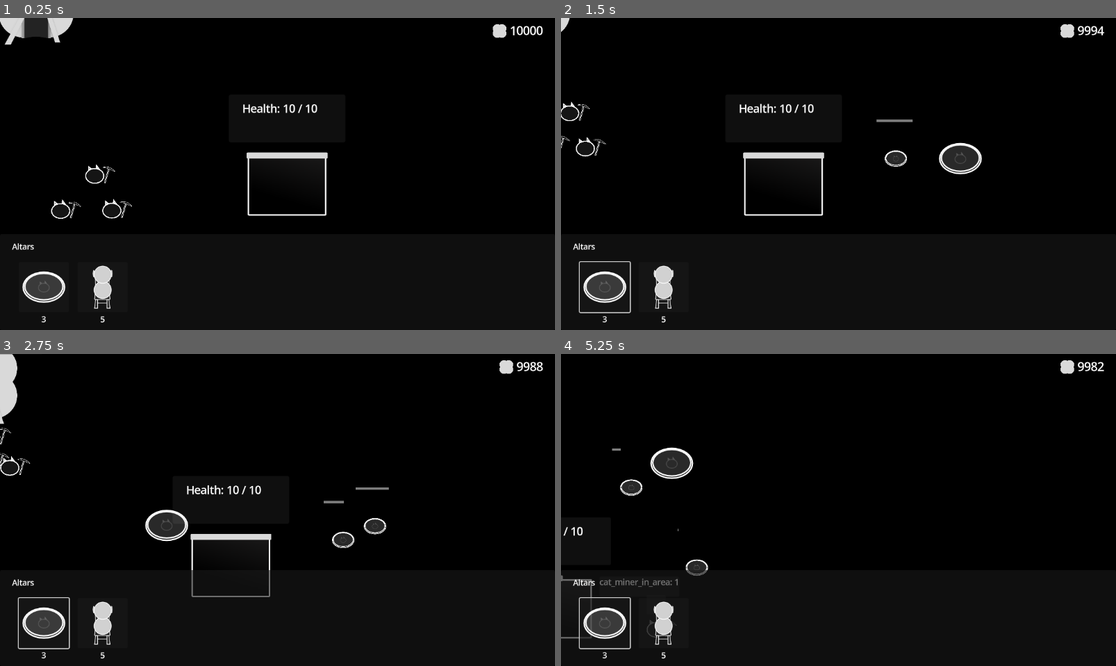
Above: before the commit, frames 1-4 (two rows, left to right).
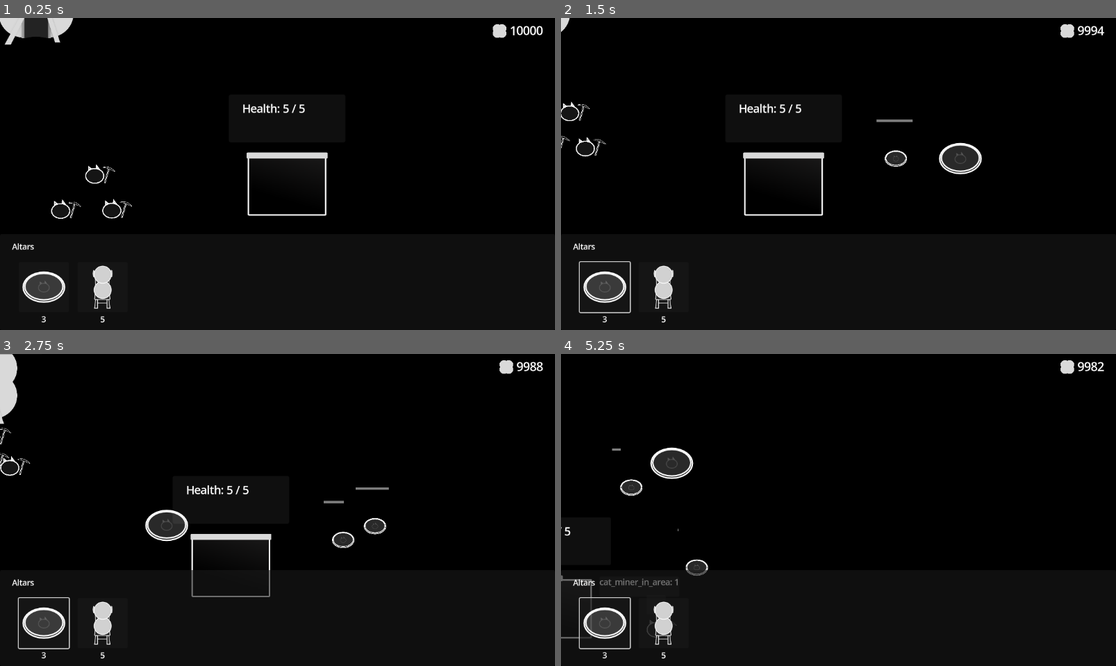
Above: after the commit, the same moments.

Repository: KANAjetzt/ld55-summoning
Game: Godot game, scene res://main.tscn
The game is run twice, just before and just after one commit, with the same random seed, the same clock (stepped at 60 frames per second) and the same inputs.
Inputs (mouse positions are in pixels of both pictures, inside the frame that each line leads up to):
- Up to frame 1 (0.25 s): no input
- Up to frame 2 (1.5 s): click (605, 286) at 0.52 s; tap Enter (ui_accept) at 1.25 s; move the mouse to (960, 158) at 1.27 s; press the mouse at (960, 158) at 1.28 s; hold D (right) from 1.28 s (still down)
- Up to frame 3 (2.75 s): tap Enter (ui_accept) at 1.52, 2.27 s; tap W (top) at 1.55, 2.1 s; move the mouse to (166, 525) at 2.02 s; release D (right) at 2.03 s; release the mouse at (166, 525) at 2.03 s; hold A (left) from 2.03 s (still down); click (166, 525) at 2.3 s
- Up to frame 4 (5.25 s): move the mouse to (894, 441) at 2.77 s; release A (left) at 2.78 s; hold D (right) 2.78-4.28 s; tap S (bottom) at 2.85 s; click (894, 441) at 2.92 s; tap W (top) at 3.05, 4.55, 5.1 s; move the mouse to (810, 572) at 3.52 s; right-click (810, 572) at 3.6 s; tap Enter (ui_accept) at 3.77, 4.52 s; click (810, 572) at 3.8 s; move the mouse to (1005, 556) at 4.27 s; press the mouse at (1005, 556) at 4.28 s; hold A (left) from 4.28 s (still down); tap F1 (debug_0) at 4.9 s; move the mouse to (672, 463) at 5.02 s; release the mouse at (672, 463) at 5.03 s

The runs differ from the first frame. In frame 1, 0.1% of the frame differs, in the area x 51-58%, y 27-31%; in frame 2, 0.1%; in frame 3, 0.1%; in frame 4, less than 0.1%.

Commit message:
fix: :bug: fixed alien spawns

Diff:
--- a/Projectiles/Laser/projectile_laser.tscn
+++ b/Projectiles/Laser/projectile_laser.tscn
@@ -41,6 +41,7 @@
 metadata/_edit_lock_ = true
 
 [node name="SFXLaser" type="AudioStreamPlayer" parent="."]
+volume_db = -6.748
 script = ExtResource("2_ggfdf")
 sounds = Array[AudioStream]([ExtResource("4_e7edt")])
 
--- a/Singletons/debug.tscn
+++ b/Singletons/debug.tscn
@@ -4,6 +4,5 @@
 
 [node name="Debug" type="Node"]
 script = ExtResource("1_8ds80")
-override_mining_time = true
 override_mining_time_amount = 3.0
 override_dry_food_count = true
--- a/Singletons/utils.gd
+++ b/Singletons/utils.gd
@@ -53,3 +53,9 @@
 
 func is_int_in_range(value: int, min_value: int, max_value: int) -> bool:
 	return value >= min_value and value <= max_value
+
+
+func update_timer(timer: Timer, _new_time: float) -> void:
+	timer.stop()
+	timer.wait_time = _new_time
+	timer.start()
--- a/main.gd
+++ b/main.gd
@@ -42,10 +42,6 @@
 		handle_warrior_placemend()
 
 
-func _on_shop_altar_bought(item_data: AltarData) -> void:
-	altar_preview.texture = item_data.icon
-
-
 func handle_altar_placemend() -> void:
 	var new_altar: Altar = Global.altar_selected.scene.instantiate()
 	new_altar.data = Global.altar_selected
@@ -59,20 +55,10 @@
 func handle_warrior_placemend() -> void:
 	var selected_warrior: CatWarrior = Global.cat_warrior_selected
 	selected_warrior.set_target_position(get_global_mouse_position())
-	Global.cat_warrior_count = Global.cat_warrior_count + 1
 
-	if Utils.is_int_in_range(Global.cat_warrior_count, 0, 2):
-		return
-	if Utils.is_int_in_range(Global.cat_warrior_count, 3, 5):
-		timer_spawn_alien.wait_time = 20
-		if timer_spawn_alien.is_stopped():
-			timer_spawn_alien.start()
-	if Utils.is_int_in_range(Global.cat_warrior_count, 6, 8):
-		timer_spawn_alien.wait_time = 15
-	if Utils.is_int_in_range(Global.cat_warrior_count, 9, 12):
-		timer_spawn_alien.wait_time = 10
-	if Global.cat_warrior_count > 12:
-		timer_spawn_alien.wait_time = 3
+
+func _on_shop_altar_bought(item_data: AltarData) -> void:
+	altar_preview.texture = item_data.icon
 
 
 func _on_altar_cat_ready(altar: Altar) -> void:
@@ -80,6 +66,16 @@
 	new_cat.global_position = altar.global_position
 	cats.add_child(new_cat)
 
+	if new_cat is CatWarrior:
+		Global.cat_warrior_count = Global.cat_warrior_count + 1
+
+		if Utils.is_int_in_range(Global.cat_warrior_count, 2, 5):
+			Utils.update_timer(timer_spawn_alien, 2)
+		if Utils.is_int_in_range(Global.cat_warrior_count, 6, 8):
+			Utils.update_timer(timer_spawn_alien, 0.5)
+		if Global.cat_warrior_count > 12:
+			Utils.update_timer(timer_spawn_alien, 0.1)
+
 
 func _on_timer_spawn_alien_timeout() -> void:
 	var new_alien_storage_attacker: AlienStorageAttacker = alien_storage_attacker_scene.instantiate()
--- a/main.tscn
+++ b/main.tscn
@@ -32,6 +32,7 @@
 
 [node name="Storage" parent="." instance=ExtResource("2_pq0lw")]
 position = Vector2(585, 342)
+health_max = 5
 
 [node name="Mines" type="Node" parent="."]
 unique_name_in_owner = true
@@ -234,6 +235,8 @@
 
 [node name="TimerSpawnAlien" type="Timer" parent="."]
 unique_name_in_owner = true
+wait_time = 60.0
+autostart = true
 
 [node name="Music" type="AudioStreamPlayer" parent="."]
 unique_name_in_owner = true
Not shown, changed: export_presets.cfg
